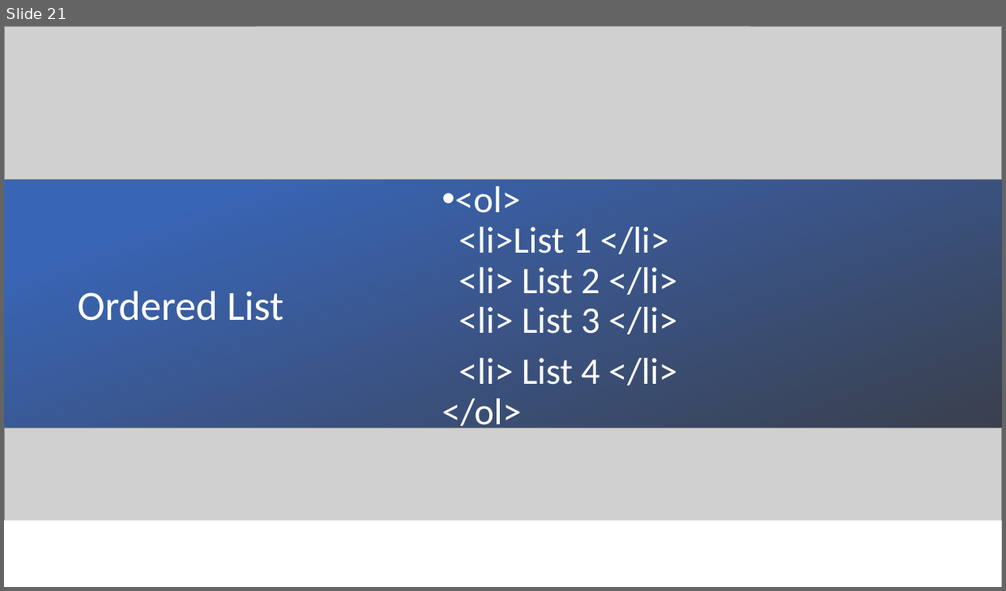
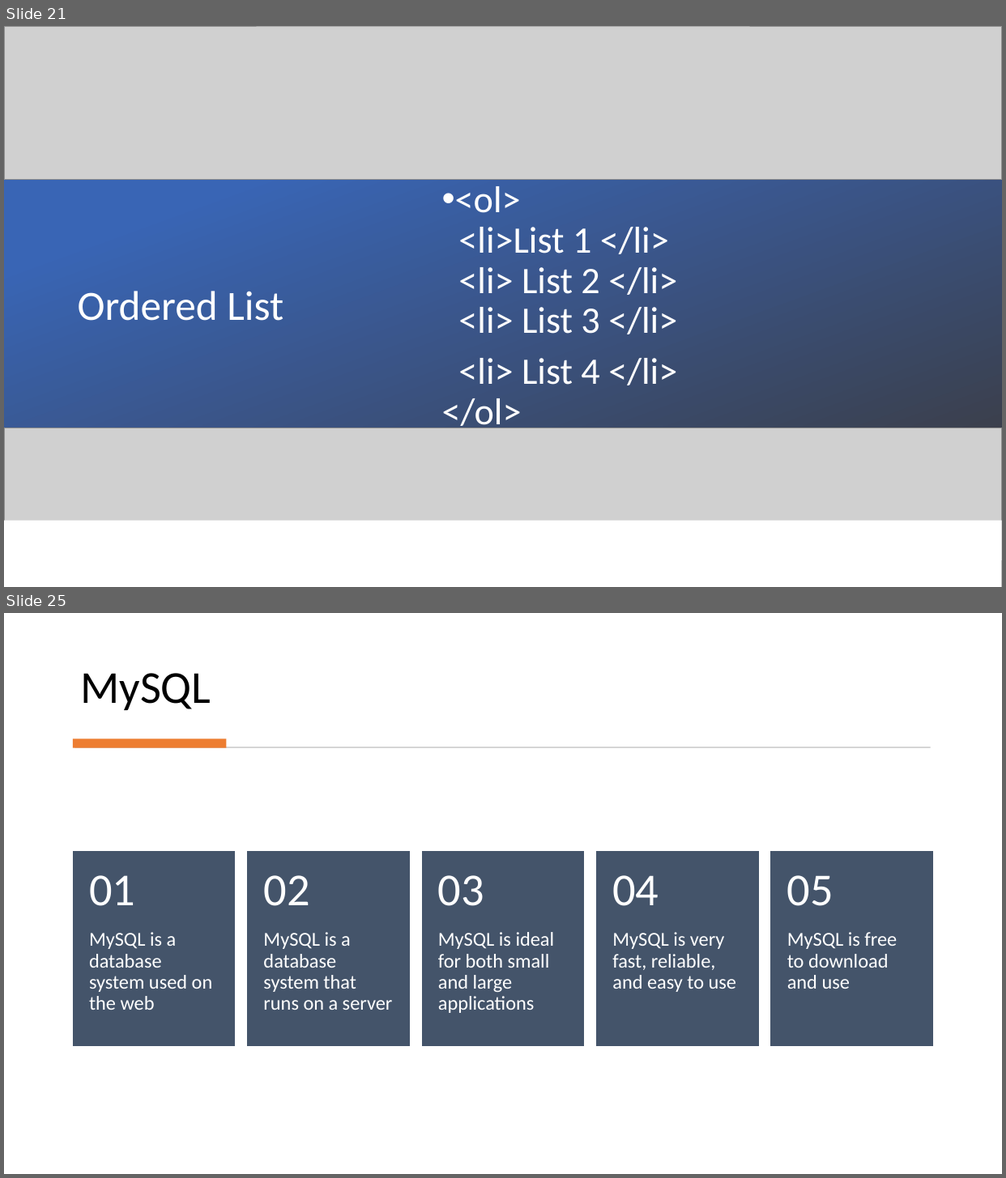
Before and after one commit to zneroravi/FullStack20, a slide deck: FullStackTraining.pptx. Shown one above the other, each under a label of ours: slide 21 before the commit, slides 21 and 25 after it; the slides between them are not shown. The pictures are 1006x591 and 1006x1178 pixels, drawn with LibreOffice and Linux fonts; fonts in the diff are those of the drawing; grey boxes stand for pictures. Boxes give left, top, right and bottom in pixels: in the first picture for what was removed or moved away, otherwise in the second. Text is boxed around its words. In the diff, an @@ line names an element or a change of style, - is before the commit and + after.

```diff
--- a/FullStackTraining.pptx
+++ b/FullStackTraining.pptx
@@ slide 25 added at [4, 613, 1002, 1174], background #FFFFFF @@
@@ title added at [80, 673, 211, 710], 44 pt, text #000000 @@
+MySQL
@@ rectangle added at [73, 739, 226, 747], fill #ED7D31 @@
@@ rectangle added at [75, 747, 931, 748], fill #D5D5D5 @@
@@ group added at [73, 852, 933, 1046]: 10 texts, 5 rectangles @@
+MySQL is a database system used on the web
+01
+MySQL is a database system that runs on a server
+02
+MySQL is ideal for both small and large applications
+03
+MySQL is very fast, reliable, and easy to use
+04
+MySQL is free to download and use
+05
```
Also in this commit, not shown: 17 other slides added.
